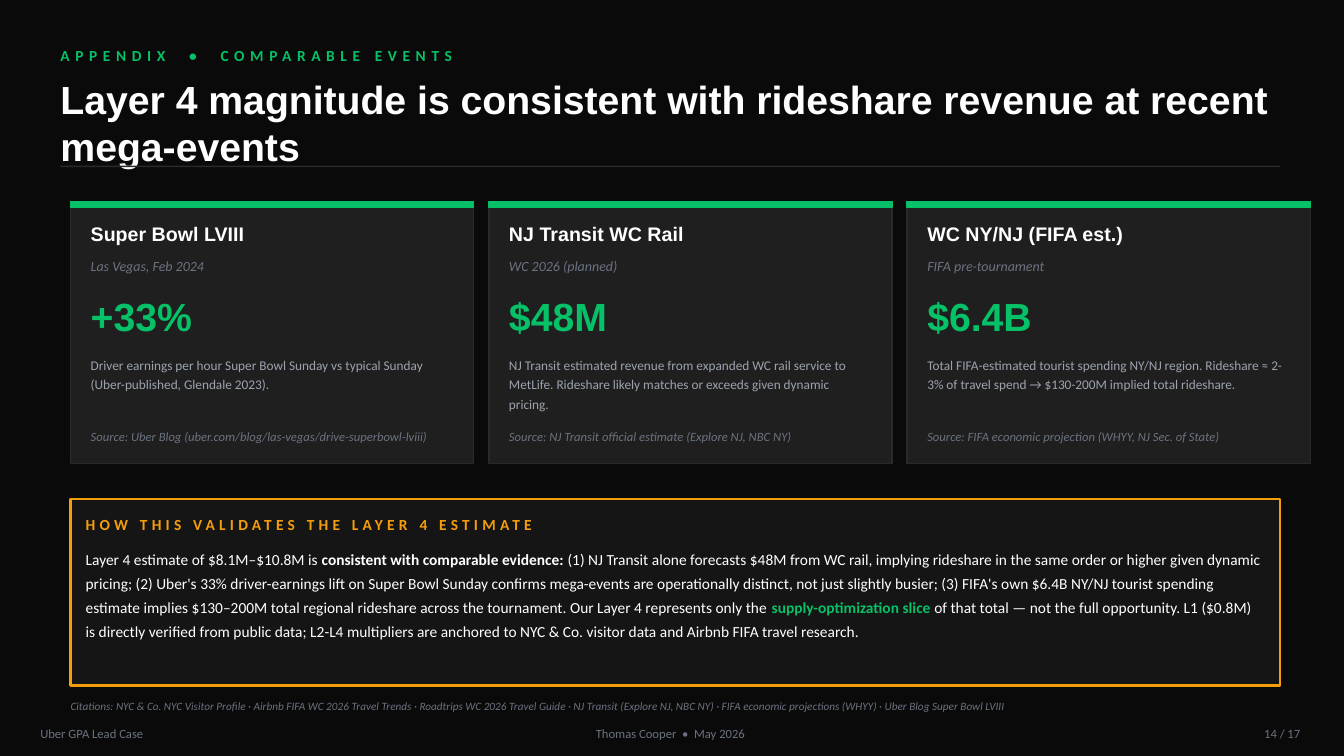
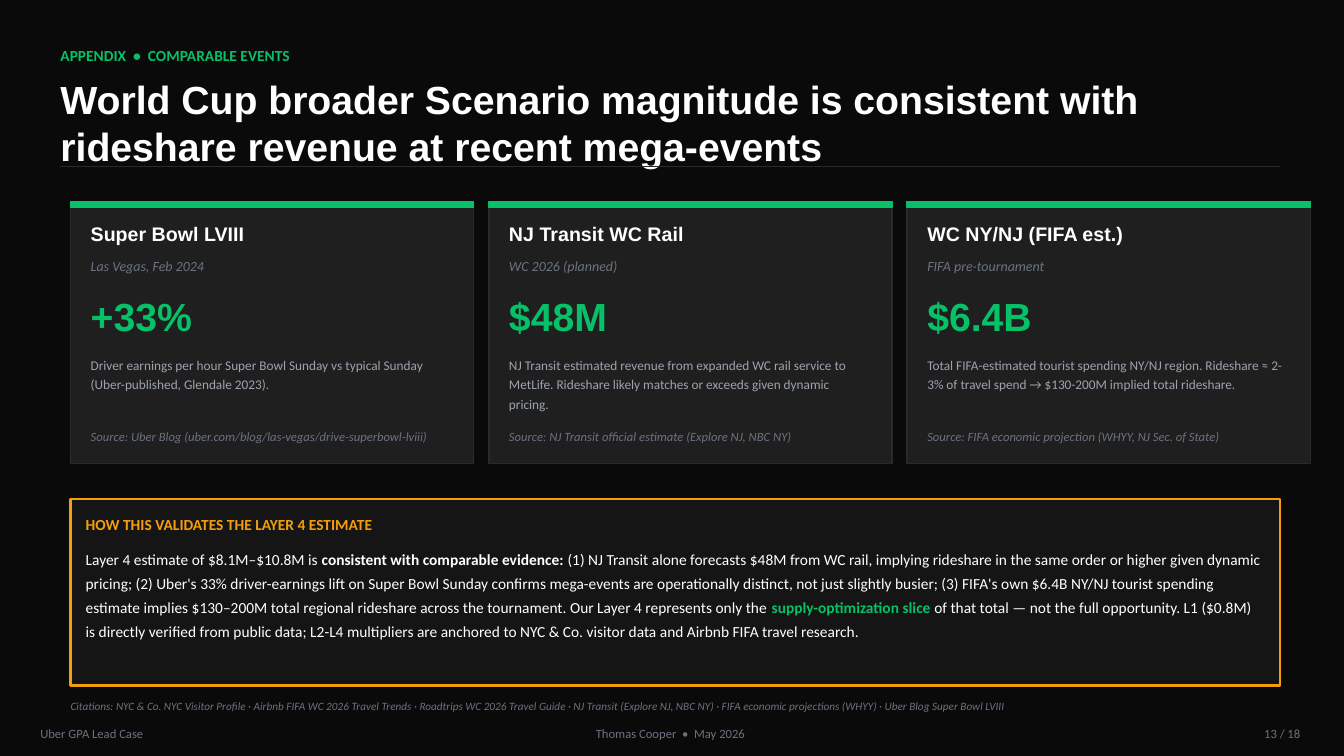
Before and after one commit to Tcooper4/UBER, a slide deck: slide 13 of deck/Cooper_Uber_GPA_Case_Deck.pptx (slide 14 before the commit). Drawn at 1344x756 pixels with LibreOffice and Linux fonts; fonts in the diff are those of the drawing. Boxes give left, top, right and bottom in pixels: in the first picture for what was removed or moved away, otherwise in the second. Text is boxed around its words. In the diff, an @@ line names an element or a change of style, - is before the commit and + after.

```diff
--- a/deck/Cooper_Uber_GPA_Case_Deck.pptx
+++ b/deck/Cooper_Uber_GPA_Case_Deck.pptx
@@ text "APPENDIX • COMPARABLE EVENTS" at bbox=[60, 51, 289, 61]: letter spacing 4 to 0 pt @@
@@ text at bbox=[60, 85, 1138, 169]: text changed @@
-Layer 4 magnitude is consistent with rideshare revenue at recent mega-events
+World Cup broader Scenario magnitude is consistent with rideshare revenue at recent mega-events
@@ text "HOW THIS VALIDATES THE LAYER ..." at bbox=[86, 520, 372, 530]: letter spacing 3 to 0 pt @@
@@ text at bbox=[1264, 729, 1300, 738]: text changed @@
-14 / 17
+13 / 18
```
Also in this commit, not shown: 16 other slides changed, 1 slide added, 4 other files.
